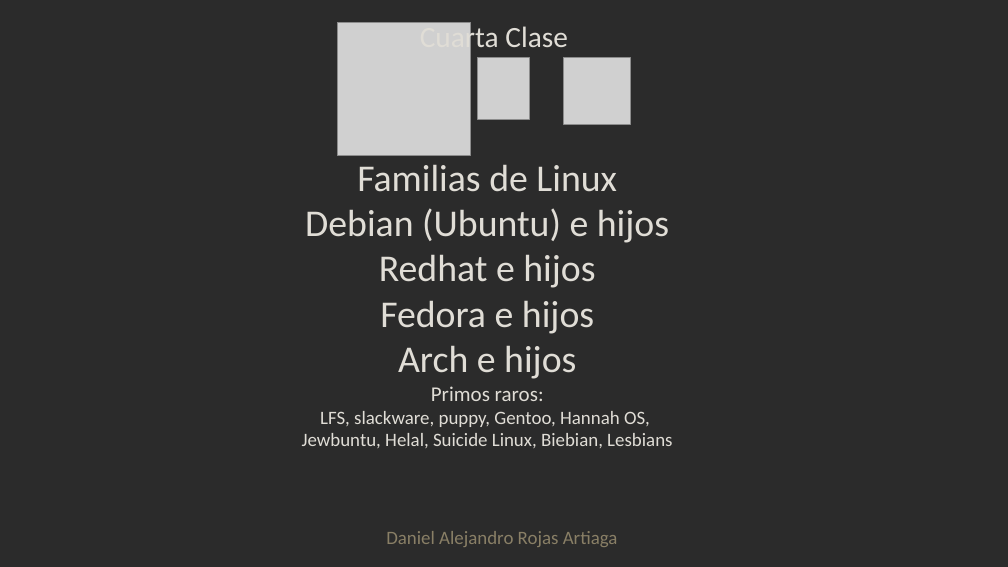
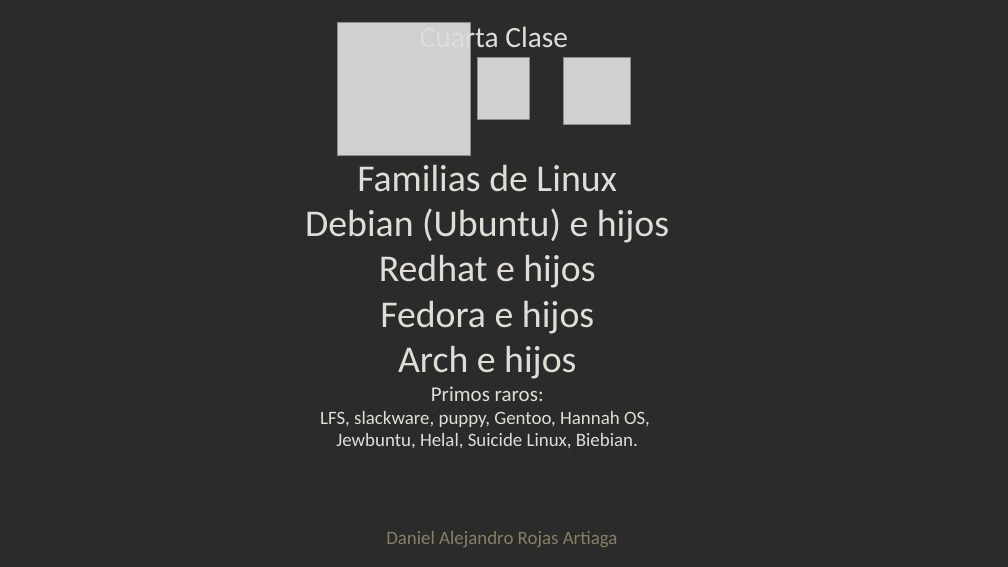
Before and after one commit to l20j45/Leonardo, a slide deck: slide 11 of Clases/Clase 4/clase 4.pptx. Drawn at 1008x567 pixels with LibreOffice and Linux fonts; fonts in the diff are those of the drawing; grey boxes stand for pictures; background and template pictures are left out; a plain dark background stands for a picture behind light text. Boxes give left, top, right and bottom in pixels: in the first picture for what was removed or moved away, otherwise in the second. Text is boxed around its words. In the diff, an @@ line names an element or a change of style, - is before the commit and + after.

```diff
--- a/Clases/Clase 4/clase 4.pptx
+++ b/Clases/Clase 4/clase 4.pptx
@@ text at box(336, 433, 638, 448): text changed @@
-Jewbuntu, Helal, Suicide Linux, Biebian, Lesbians
+Jewbuntu, Helal, Suicide Linux, Biebian.
```
Also in this commit, not shown: 3 other slides changed, 3 other files.
